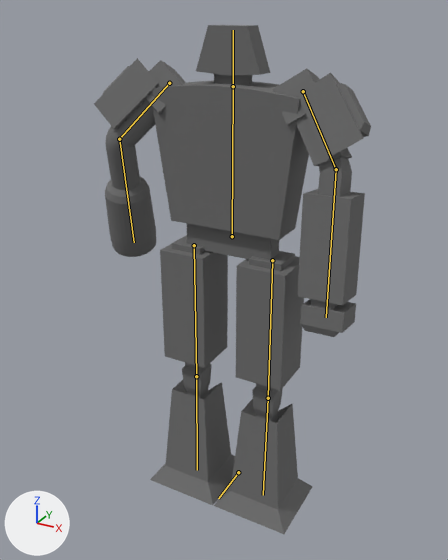
The Blender file project/models/robot.blend as it was, and as the next commit left it.
Before and after are seen from a camera (50 mm lens) standing at (0.614, -0.225, 1.167) and looking at (-0.019, 0.926, 0.591). The axes (+X, +Y, +Z) are drawn at lower left. The lights are the same throughout. Both versions are drawn at frame 85 of the action 'Punch'; the numbers are the values there. The bones that bend it are drawn over the model as lines.

In view in the first picture: 'robot'.
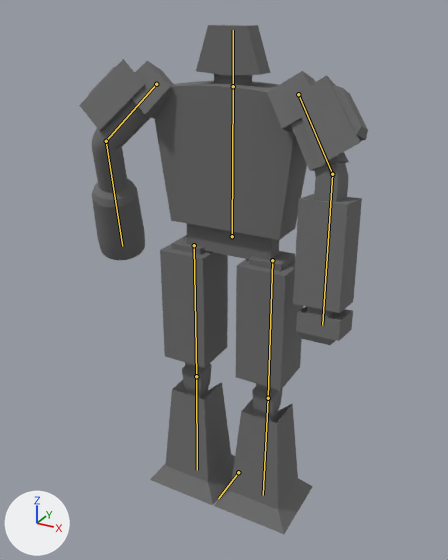
The edits, one by one:
Bone 'shoulder_r' (bone_shoulder_r) moves from (0.0, 0.0, 0.0) to (0.001, 0.011, 0.034).
Bone 'shoulder_l' (bone_shoulder_l) moves from (0.0, 0.0, 0.0) to (0.002, 0.004, 0.031).

What differs and where, as boxes (x1, y1, x2, y2) in the pictures (448 x 560 px):
'robot', posed
    before: (94, 25, 371, 534)
    after: (79, 25, 368, 534)
bone 'shoulder_r', root to tip
    before: (169, 83) to (119, 139)
    after: (156, 84) to (106, 141)
bone 'shoulder_l', root to tip
    before: (303, 91) to (336, 169)
    after: (298, 94) to (332, 174)
